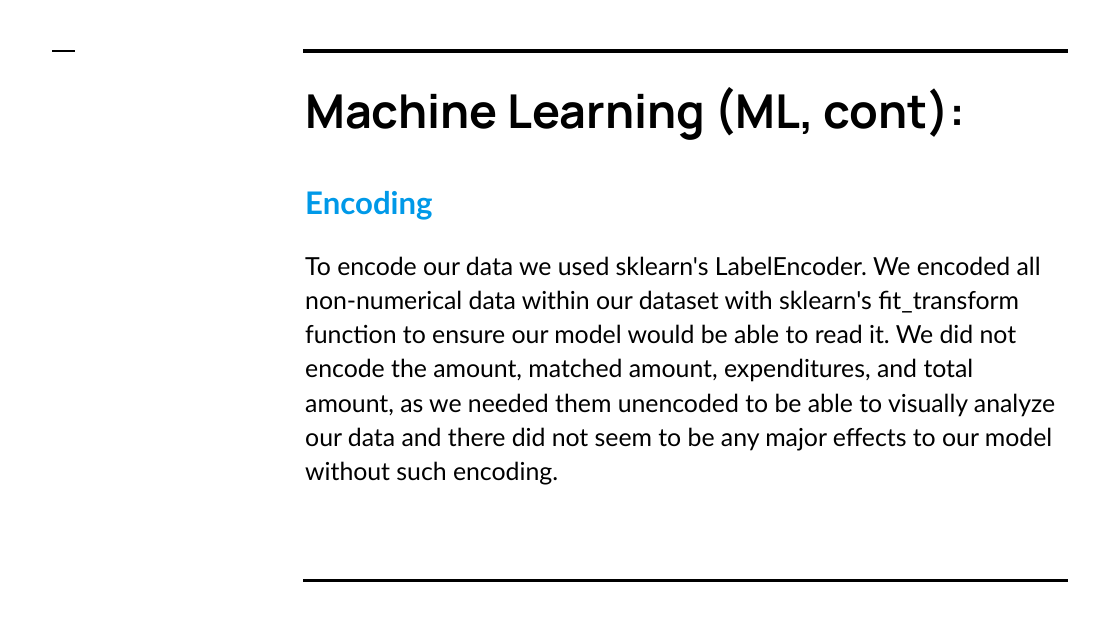
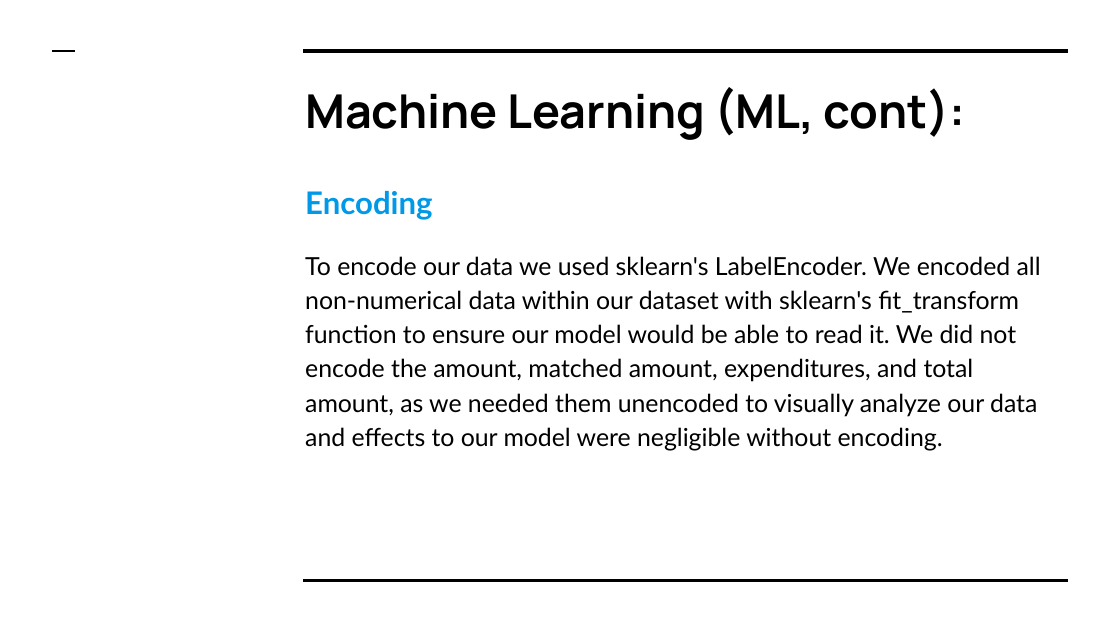
Before and after one commit to ssheggrud/Mod_20_Project, a slide deck: slide 29 of Presentation/Group5Presentation.pptx. Drawn at 1120x630 pixels with LibreOffice and Linux fonts; fonts in the diff are those of the drawing. Boxes give left, top, right and bottom in pixels: in the first picture for what was removed or moved away, otherwise in the second. Text is boxed around its words. In the diff, an @@ line names an element or a change of style, - is before the commit and + after.

```diff
--- a/Presentation/Group5Presentation.pptx
+++ b/Presentation/Group5Presentation.pptx
@@ text at (305, 256, 1041, 451): text changed @@
-To encode our data we used sklearn's LabelEncoder. We encoded all non-numerical data within our dataset with sklearn's fit_transform function to ensure our model would be able to read it. We did not encode the amount, matched amount, expenditures, and total amount, as we needed them unencoded to be able to visually analyze our data and there did not seem to be any major effects to our model without such encoding.
+To encode our data we used sklearn's LabelEncoder. We encoded all non-numerical data within our dataset with sklearn's fit_transform function to ensure our model would be able to read it. We did not encode the amount, matched amount, expenditures, and total amount, as we needed them unencoded to visually analyze our data and effects to our model were negligible without encoding.
```
Also in this commit, not shown: 14 other slides changed, 1 slide added.
